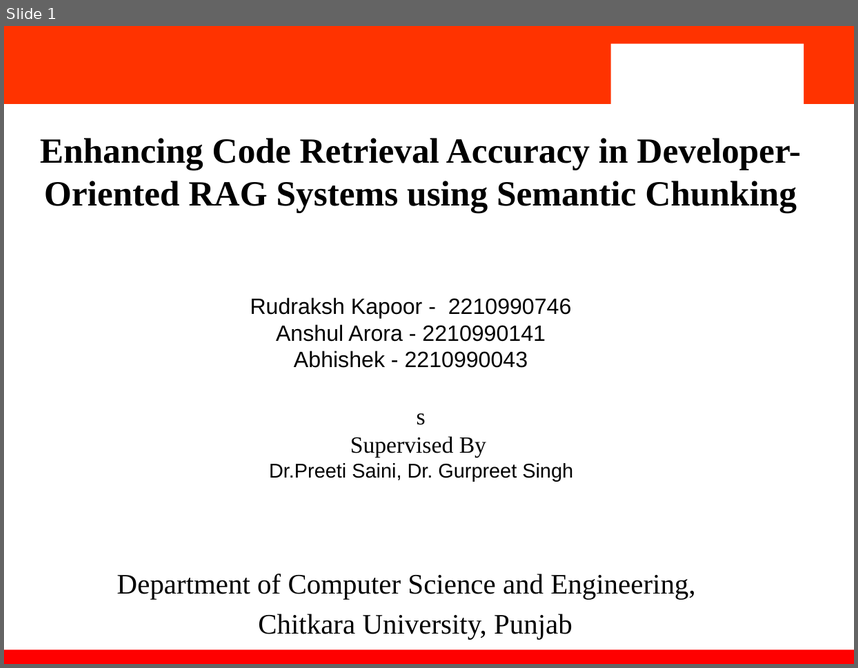
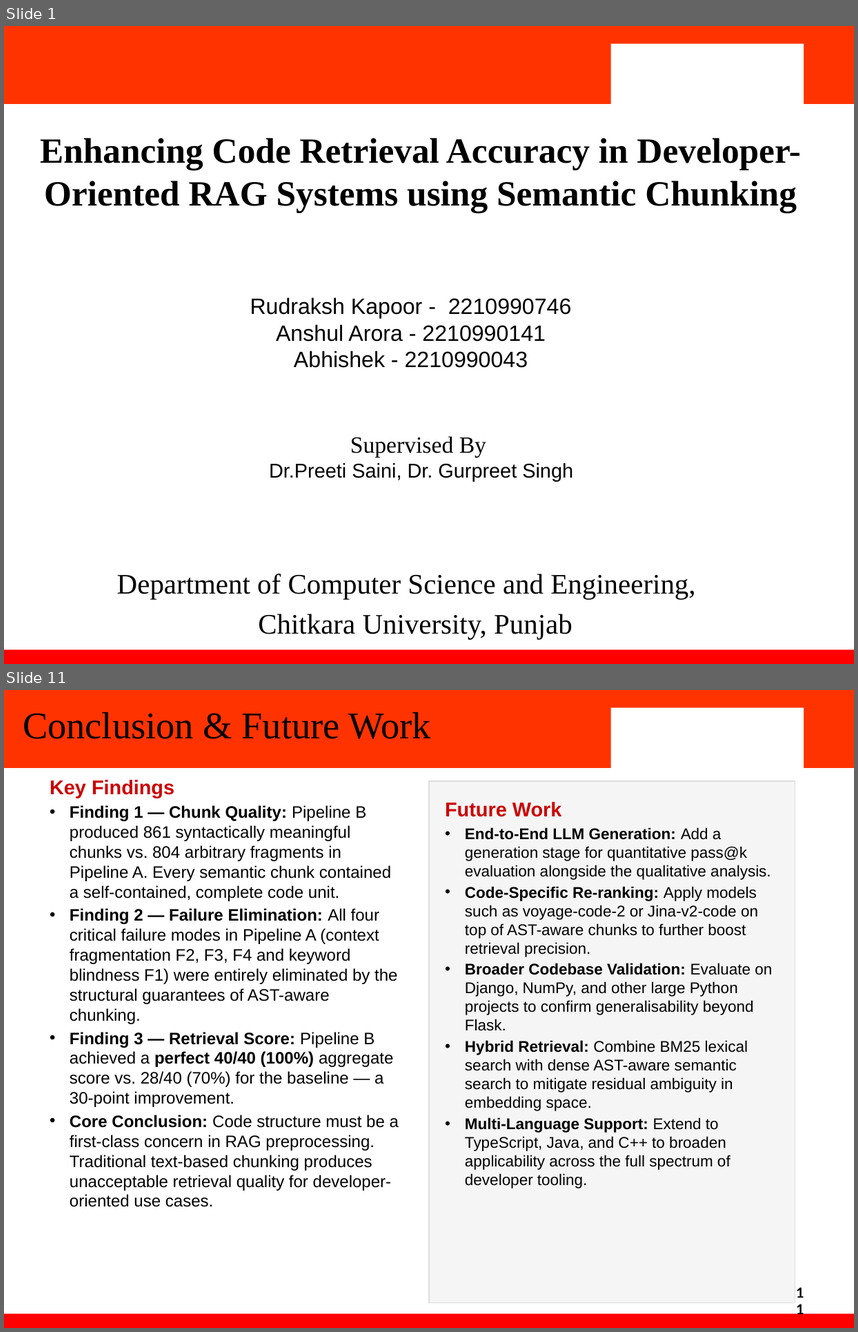
Before and after one commit to ItsRudraksh/2210990746_2210990104_2210990034, a slide deck: Team_32_PPT.pptx. Shown one above the other, each under a label of ours: slide 1 before the commit, slides 1 and 11 after it; the slides between them are not shown. The pictures are 858x668 and 858x1332 pixels, drawn with LibreOffice and Linux fonts; fonts in the diff are those of the drawing; background and template pictures are left out. Boxes give left, top, right and bottom in pixels: in the first picture for what was removed or moved away, otherwise in the second. Text is boxed around its words. In the diff, an @@ line names an element or a change of style, - is before the commit and + after.

```diff
--- a/Team_32_PPT.pptx
+++ b/Team_32_PPT.pptx
@@ slide 11 added at box(4, 690, 854, 1328), background #FFFFFF; not listed: 4 template elements that a slide beside it also shows @@
@@ title added at box(23, 712, 431, 739), 34 pt, text #000000 @@
+Conclusion & Future Work
@@ text added at box(50, 780, 399, 1207), 15 pt, text #000000 @@
+Key Findings
+• Finding 1 — Chunk Quality: Pipeline B produced 861 syntactically meaningful chunks vs. 804 arbitrary fragments in Pipeline A. Every semantic chunk contained a self-contained, complete code unit.
+• Finding 2 — Failure Elimination: All four critical failure modes in Pipeline A (context fragmentation F2, F3, F4 and keyword blindness F1) were entirely eliminated by the structural guarantees of AST-aware chunking.
+• Finding 3 — Retrieval Score: Pipeline B achieved a perfect 40/40 (100%) aggregate score vs. 28/40 (70%) for the baseline — a 30-point improvement.
+• Core Conclusion: Code structure must be a first-class concern in RAG preprocessing. Traditional text-based chunking produces unacceptable retrieval quality for developer-oriented use cases.
@@ rectangle added at box(428, 781, 794, 1302), fill #F5F5F5, outline #DDDDDD 1 pt, 14 pt, text #000000 @@
+Future Work
+• End-to-End LLM Generation: Add a generation stage for quantitative pass@k evaluation alongside the qualitative analysis.
+• Code-Specific Re-ranking: Apply models such as voyage-code-2 or Jina-v2-code on top of AST-aware chunks to further boost retrieval precision.
+• Broader Codebase Validation: Evaluate on Django, NumPy, and other large Python projects to confirm generalisability beyond Flask.
+• Hybrid Retrieval: Combine BM25 lexical search with dense AST-aware semantic search to mitigate residual ambiguity in embedding space.
+• Multi-Language Support: Extend to TypeScript, Java, and C++ to broaden applicability across the full spectrum of developer tooling.
@@ text added at box(795, 1283, 804, 1302), 12.5 pt, text #000000, bold @@
+11
@@ slide 1 changed as well @@
@@ text at box(417, 413, 426, 425): paragraph removed @@
-s
```
Also in this commit, not shown: 2 other slides changed, 8 other slides added, 5 slides removed.
